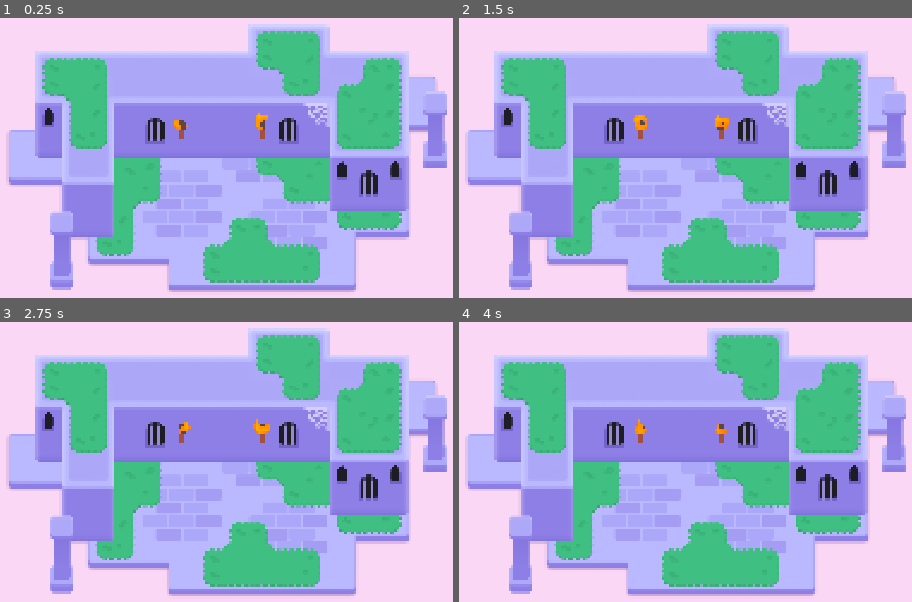
Above: before the commit, frames 1-4 (two rows, left to right).
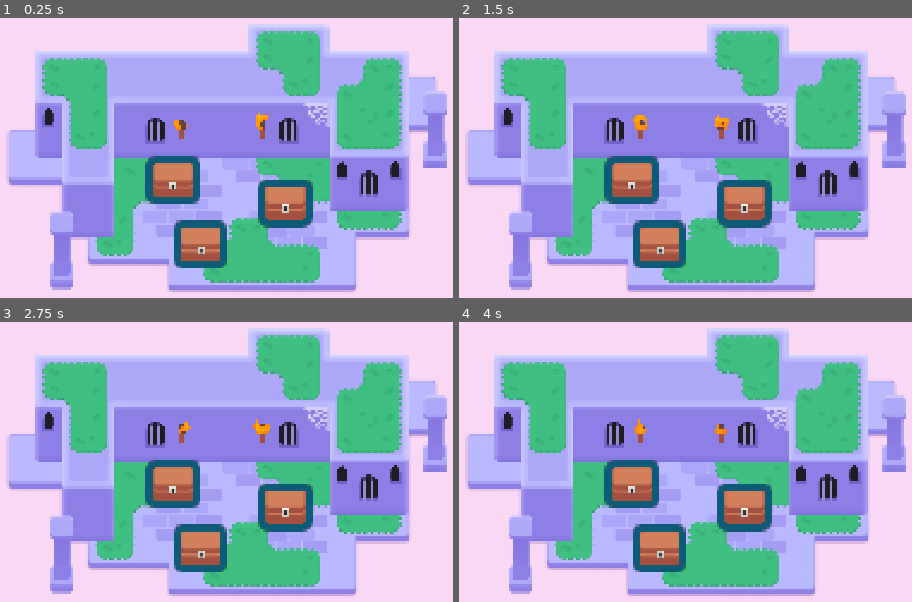
Above: after the commit, the same moments.

Repository: fredd-chan/M6Looting
Game: Godot game, scene res://lessons/mini_dungeon.tscn
Same seed, same stepped clock (60 frames per second), same inputs: the game is played once before the commit and once after it.
Inputs (mouse positions are in pixels of both pictures, inside the frame that each line leads up to):
- Up to frame 1 (0.25 s): no input
- Up to frame 2 (1.5 s): tap Enter at 0.5 s; move the mouse to (857, 152) at 0.52 s; hold D (move_right) 0.53-1.28 s; tap Z at 0.6, 1.35 s; click (857, 152) at 0.67 s; tap Space at 0.77 s; move the mouse to (522, 197) at 1.27 s; hold S (move_down) from 1.28 s (still down)
- Up to frame 3 (2.75 s): tap Space at 1.52 s; move the mouse to (303, 380) at 2.02 s; release S (move_down) at 2.03 s; hold D (move_right) from 2.03 s (still down); tap Z at 2.1 s
- Up to frame 4 (4 s): move the mouse to (640, 568) at 2.77 s; release D (move_right) at 2.78 s; hold W (move_up) 2.78-3.53 s; tap Z at 2.85, 3.6 s; click (640, 568) at 2.92 s; tap Space at 3.02, 3.77 s; move the mouse to (outside the picture) at 3.52 s; hold A (move_left) from 3.53 s (still down)

The runs differ from the first frame. In frame 1, 6.1% of the frame differs, in the area x 32-70%, y 49-90%; in frame 2, 6.1%; in frame 3, 6.1%; in frame 4, 6.1%.

Commit message:
M6L3 completed

Diff:
--- a/lessons/chest/chest.tscn
+++ b/lessons/chest/chest.tscn
@@ -7,13 +7,14 @@
 [ext_resource type="Texture2D" uid="uid://bu2jin246nel5" path="res://lessons/chest/lock.png" id="3_65g6b"]
 
 [sub_resource type="ShaderMaterial" id="ShaderMaterial_65g6b"]
+resource_local_to_scene = true
 shader = ExtResource("1_12as2")
-shader_parameter/line_color = Color(0.7698, 0.669978, 0.26115683, 1)
+shader_parameter/line_color = Color(0.056996055, 0.3546186, 0.4680819, 1)
 shader_parameter/line_thickness = 4.0
 shader_parameter/viewport_scale = Vector2(1, 1)
 
-[sub_resource type="RectangleShape2D" id="RectangleShape2D_4q7cj"]
-size = Vector2(96, 82)
+[sub_resource type="RectangleShape2D" id="RectangleShape2D_65g6b"]
+size = Vector2(97, 83)
 
 [node name="Chest" type="Area2D"]
 script = ExtResource("1_65g6b")
@@ -32,8 +33,6 @@
 position = Vector2(0, 7)
 texture = ExtResource("3_65g6b")
 
-[node name="CollisionShape2D" type="CollisionShape2D" parent="CanvasGroup"]
-position = Vector2(0, -6)
-shape = SubResource("RectangleShape2D_4q7cj")
-
-[node name="Camera2D" type="Camera2D" parent="."]
+[node name="CollisionShape2D" type="CollisionShape2D" parent="."]
+position = Vector2(0.5, -6.5)
+shape = SubResource("RectangleShape2D_65g6b")
--- a/lessons/mini_dungeon.tscn
+++ b/lessons/mini_dungeon.tscn
@@ -6,6 +6,7 @@
 [ext_resource type="Texture2D" uid="uid://c1rgncfgjxefj" path="res://assets/dungeon/pillar.png" id="4_gq228"]
 [ext_resource type="Texture2D" uid="uid://l0y1k1obencd" path="res://assets/dungeon/spider_web.png" id="5_ywba7"]
 [ext_resource type="PackedScene" uid="uid://eundh35r605v" path="res://assets/torch/torch.tscn" id="6_fokey"]
+[ext_resource type="PackedScene" uid="uid://b27yxfpkfvoha" path="res://lessons/chest/chest.tscn" id="7_jj8kc"]
 
 [sub_resource type="TileSetAtlasSource" id="TileSetAtlasSource_6s4s5"]
 texture = ExtResource("1_sym7n")
@@ -321,3 +322,12 @@
 mouse_filter = 2
 color = Color(0.977546, 0.842183, 0.960847, 1)
 metadata/_edit_lock_ = true
+
+[node name="Chest" parent="." instance=ExtResource("7_jj8kc")]
+position = Vector2(459, 254)
+
+[node name="Chest2" parent="." instance=ExtResource("7_jj8kc")]
+position = Vector2(728, 308)
+
+[node name="Chest3" parent="." instance=ExtResource("7_jj8kc")]
+position = Vector2(525, 408)
Not shown: 1 places in lessons/mini_dungeon.tscn that only renumber resources
